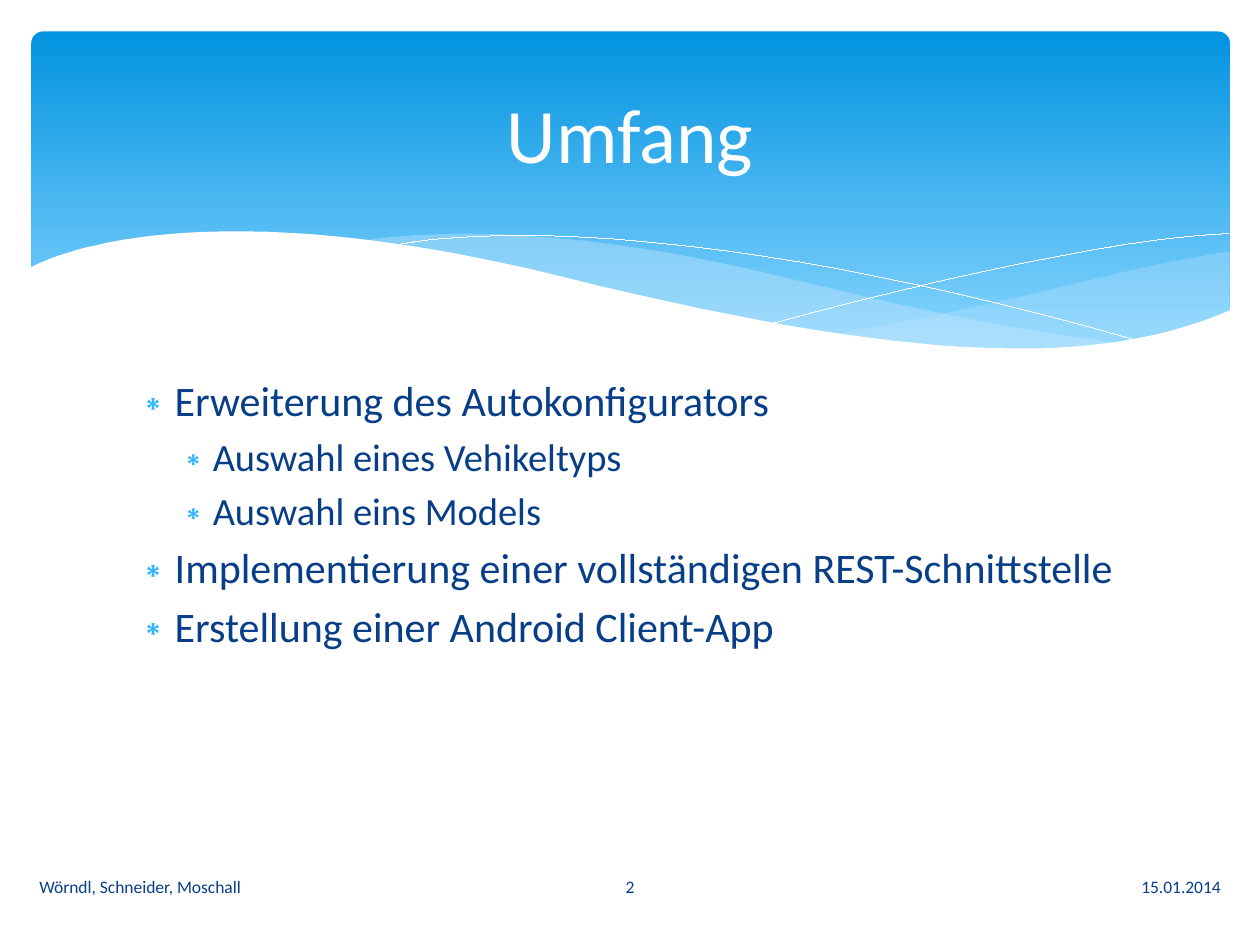
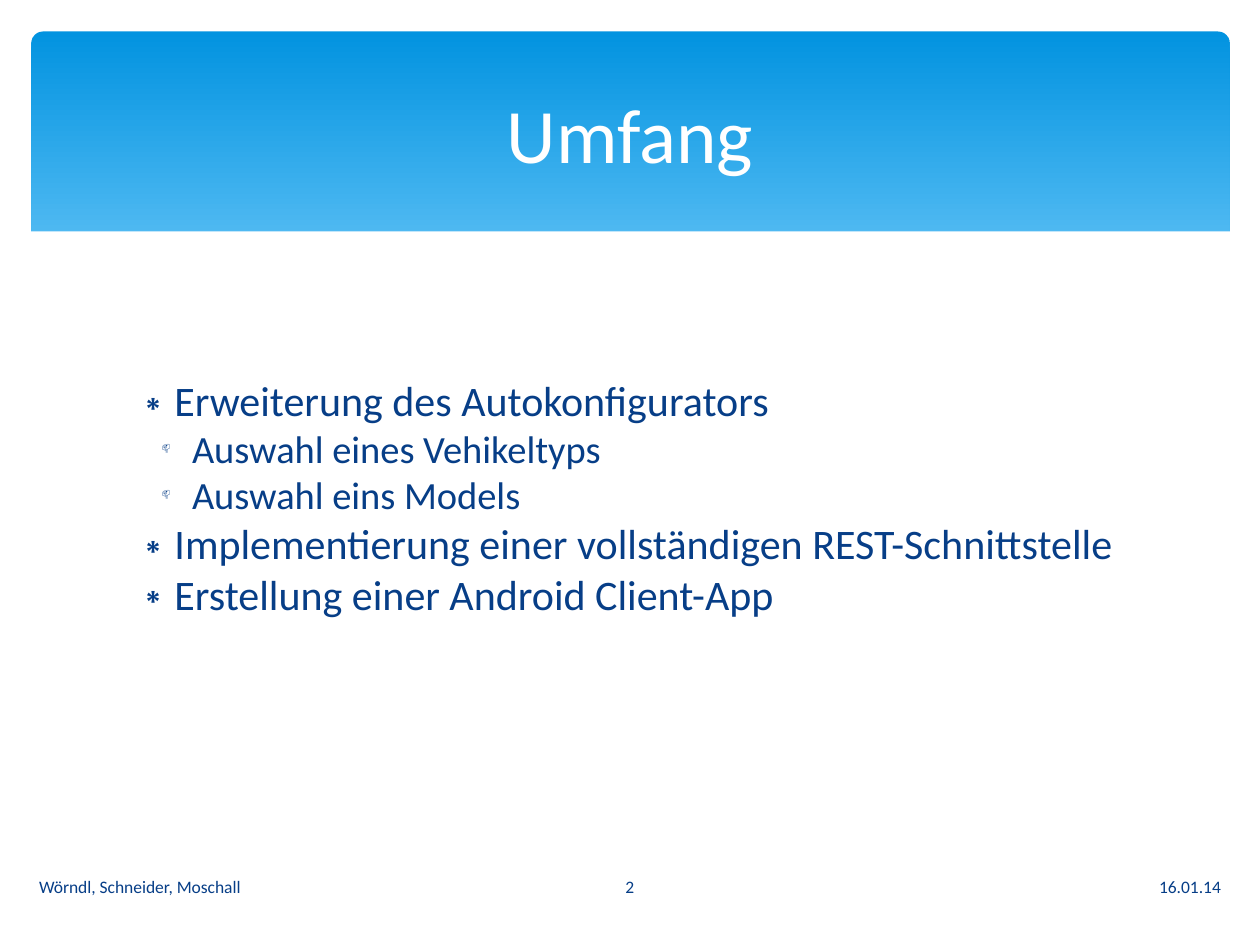
Before and after one commit to mapus/Horstware, a slide deck: slide 2 of doc/Präsentation.pptx. Drawn at 1260x945 pixels with LibreOffice and Linux fonts; fonts in the diff are those of the drawing. Boxes give left, top, right and bottom in pixels: in the first picture for what was removed or moved away, otherwise in the second. Text is boxed around its words. In the diff, an @@ line names an element or a change of style, - is before the commit and + after.

```diff
--- a/doc/Präsentation.pptx
+++ b/doc/Präsentation.pptx
@@ group removed at (29,232,1231,415): 5 freeform shapes @@
@@ rectangle added at (29,232,1231,415), fill #FFFFFF @@
@@ rectangle added at (772,233,1228,323), outline #FFFFFF 0.75 pt @@
@@ rectangle added at (833,252,1230,350), fill #C6E7FC @@
@@ text "Erweiterung des Autokonfigurators" at (174,386,1112,618): indent changed; less space between paragraphs; bullet ∗ to 📫 @@
@@ text at (1159,881,1221,893): text changed @@
-15.01.2014
+16.01.14
```
Also in this commit, not shown: 3 other slides changed, 5 slides added.
